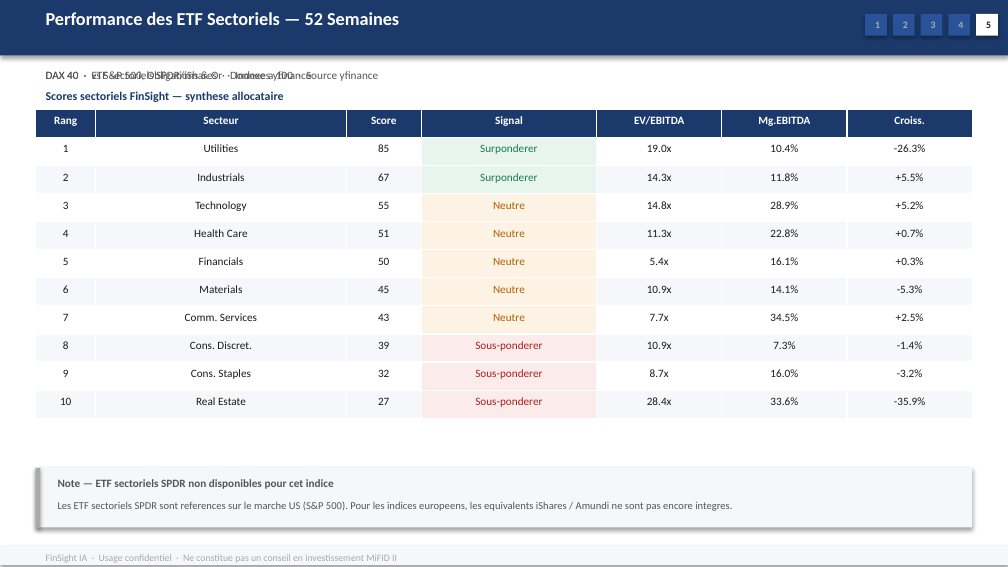
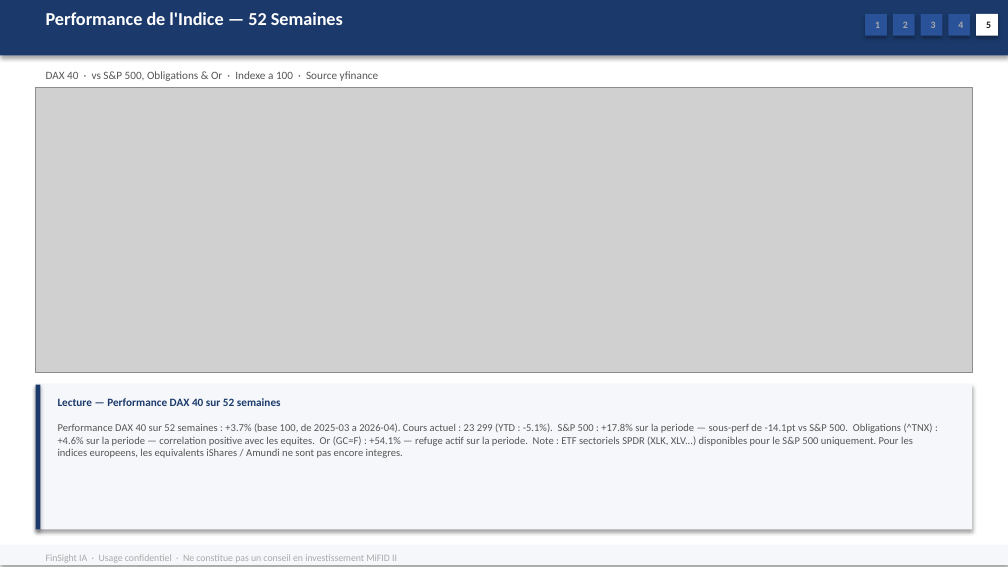
Before and after one commit to baptistejeh07-art/finsight-ia, a slide deck: slide 20 of preview/indice_DAX_40/indice_DAX_40.pptx. Drawn at 1008x567 pixels with LibreOffice and Linux fonts; fonts in the diff are those of the drawing; grey boxes stand for pictures. Boxes give left, top, right and bottom in pixels: in the first picture for what was removed or moved away, otherwise in the second. Text is boxed around its words. In the diff, an @@ line names an element or a change of style, - is before the commit and + after.

Commit message:
chore(preview): indice_DAX_40 outputs regeneres

```diff
--- a/preview/indice_DAX_40/indice_DAX_40.pptx
+++ b/preview/indice_DAX_40/indice_DAX_40.pptx
@@ text at <box>46,12,343,25</box>: text changed @@
-Performance des ETF Sectoriels — 52 Semaines
+Performance de l'Indice — 52 Semaines
@@ picture added at <box>35,88,972,373</box> @@
@@ text removed at <box>92,71,312,81</box> @@
-DAX 40 · ETF sectoriels SPDR/iShares · Donnees yfinance
@@ table removed at <box>35,109,972,418</box>, 11 rows, 7 columns @@
-Rang | Secteur | Score | Signal | EV/EBITDA | Mg.EBITDA | Croiss.
-1 | Utilities | 85 | Surponderer | 19.0x | 10.4% | -26.3%
-2 | Industrials | 67 | Surponderer | 14.3x | 11.8% | +5.5%
-3 | Technology | 55 | Neutre | 14.8x | 28.9% | +5.2%
-4 | Health Care | 51 | Neutre | 11.3x | 22.8% | +0.7%
-5 | Financials | 50 | Neutre | 5.4x | 16.1% | +0.3%
-6 | Materials | 45 | Neutre | 10.9x | 14.1% | -5.3%
-7 | Comm. Services | 43 | Neutre | 7.7x | 34.5% | +2.5%
-8 | Cons. Discret. | 39 | Sous-ponderer | 10.9x | 7.3% | -1.4%
-9 | Cons. Staples | 32 | Sous-ponderer | 8.7x | 16.0% | -3.2%
-10 | Real Estate | 27 | Sous-ponderer | 28.4x | 33.6% | -35.9%
@@ text removed at <box>46,91,284,102</box> @@
-Scores sectoriels FinSight — synthese allocataire
@@ rectangle: place and size @@
-rectangle at <box>35,469,972,528</box>
+rectangle at <box>35,385,972,530</box>
@@ rectangle added at <box>35,385,40,530</box>, fill #1B3A6B @@
@@ text added at <box>58,398,281,406</box>, 8 pt, text #1B3A6B, bold @@
+Lecture — Performance DAX 40 sur 52 semaines
@@ text at <box>58,423,933,458</box>: text changed @@
-Les ETF sectoriels SPDR sont references sur le marche US (S&P 500). Pour les indices europeens, les equivalents iShares / Amundi ne sont pas encore integres.
+Performance DAX 40 sur 52 semaines : +3.7% (base 100, de 2025-03 a 2026-04). Cours actuel : 23 299 (YTD : -5.1%). S&P 500 : +17.8% sur la periode — sous-perf de -14.1pt vs S&P 500. Obligations (^TNX) : +4.6% sur la periode — correlation positive avec les equites. Or (GC=F) : +54.1% — refuge actif sur la periode. Note : ETF sectoriels SPDR (XLK, XLV...) disponibles pour le S&P 500 uniquement. Pour les indices europeens, les equivalents iShares / Amundi ne sont pas encore integres.
@@ rectangle removed at <box>35,469,40,528</box> @@
@@ text removed at <box>58,479,334,489</box> @@
-Note — ETF sectoriels SPDR non disponibles pour cet indice
```
Also in this commit, not shown: 1 other file.
